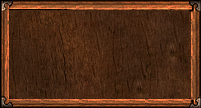
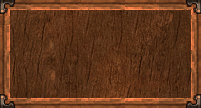
The second 201x108 image is a revision of the first. Changes to its layers:
removed layer "Capa 9" over (x1=0, y1=0, x2=201, y2=108)
removed layer "Capa 8" over (x1=0, y1=0, x2=201, y2=108)
added layer "Capa 11" above "Capa 10" over (x1=0, y1=0, x2=201, y2=108)
added layer "Capa 10" over (x1=0, y1=0, x2=201, y2=108)
